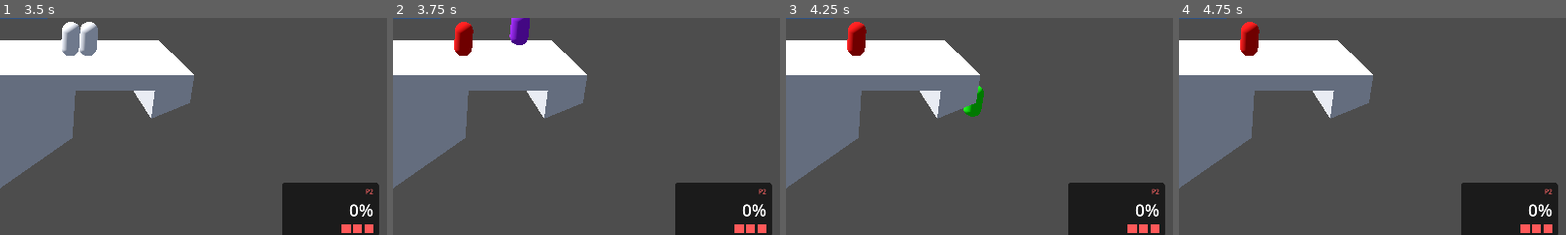
Above: before the commit, frames 1-4 (left to right).
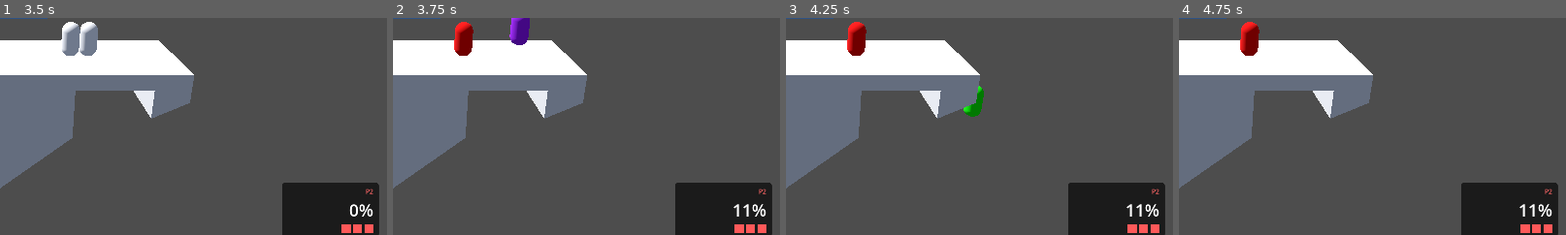
Above: after the commit, the same moments.

Repository: notBjorn/Supremely-Skilled-Battle-Mayhem
Game: Godot game, scene res://scenes/MainMenu.tscn
The game is run twice, just before and just after one commit, with the same random seed, the same clock (stepped at 60 frames per second) and the same inputs.
Inputs (mouse positions are % of the whole screen's width and height, from its top left):
- Up to frame 1 (3.5 s): click "Play" at 0.5 s; move the mouse to (72, 45) at 1.27 s; hold D (p1_move_right) 1.28-2.03 s; tap F (p1_attack) at 1.35 s; click (72, 45) at 1.42 s; tap W (p1_jump) at 1.52, 2.27 s; tap Enter at 2 s; move the mouse to (30, 55) at 2.02 s; hold S (p1_down) 2.03-2.78 s; tap E (p1_dodge) at 2.1 s; move the mouse to (60, 28) at 2.77 s; hold D (p1_move_right) from 2.78 s (still down); tap Q (p1_shield) at 2.85 s
- Up to frame 2 (3.75 s): keep holding D (p1_move_right); tap Space at 3.5 s; move the mouse to (45, 70) at 3.52 s; tap G (p1_special) at 3.6 s; click (45, 70) at 3.67 s
- Up to frame 3 (4.25 s): keep holding D (p1_move_right); tap W (p1_jump) at 3.77 s
- Up to frame 4 (4.75 s): move the mouse to (80, 65) at 4.27 s; release D (p1_move_right) at 4.28 s; hold A (p1_move_left) from 4.28 s (still down); tap F (p1_attack) at 4.35 s; tap W (p1_jump) at 4.52 s
The pictures show only the part of the screen within x 50-100%, y 50-100%; the shares and areas given below are measured in that part.

Frame 1 is identical in both runs. In frame 2, 0.1% of the frame differs, in the area x 87-93%, y 85-92%; in frame 3, 0.1%; in frame 4, 0.1%.

Commit message:
Add functionality to gameplay HUD

Diff:
--- a/scripts/fighter_controller.gd
+++ b/scripts/fighter_controller.gd
@@ -1,4 +1,7 @@
 extends CharacterBody3D
+
+signal damaged(player_idx: int, new_percent: float)
+signal died(player_idx: int)
 
 const STATE_IDLE := "idle"
 const STATE_JUMP := "jump"
@@ -125,6 +128,7 @@
 	action_lock_remaining = damage_stun_duration
 	_disable_hitbox()
 	_set_state(STATE_DAMAGE)
+	damaged.emit(_player_index(), damage_percent)
 
 func _input(event: InputEvent) -> void:
 	input_event_count += 1
@@ -340,7 +344,11 @@
 func _is_out_of_bounds() -> bool:
 	return global_position.y < lower_death_y or global_position.y > upper_death_y or absf(global_position.z) > bounds_z
 
+func _player_index() -> int:
+	return 2 if player_label == "P2" else 1
+
 func _respawn() -> void:
+	died.emit(_player_index())
 	global_position = spawn_position
 	velocity = Vector3.ZERO
 	damage_percent = 0.0
--- a/scripts/gameplay_scene.gd
+++ b/scripts/gameplay_scene.gd
@@ -4,40 +4,32 @@
 
 var p1_stocks := MAX_STOCKS
 var p2_stocks := MAX_STOCKS
-var p1_percent := 0.0
-var p2_percent := 0.0
 
 @onready var hud = $HUD
 
 func _ready() -> void:
 	hud.update_stocks(1, p1_stocks)
 	hud.update_stocks(2, p2_stocks)
-	hud.update_percent(1, p1_percent)
-	hud.update_percent(2, p2_percent)
+	hud.update_percent(1, 0.0)
+	hud.update_percent(2, 0.0)
+	for fighter in get_tree().get_nodes_in_group("fighters"):
+		fighter.damaged.connect(_on_fighter_damaged)
+		fighter.died.connect(_on_fighter_died)
 
-# Call from character script when a player takes dmg
-func player_took_damage(player: int, amount: float) -> void:
-	if player == 1:
-		p1_percent += amount
-		hud.update_percent(1, p1_percent)
-	else:
-		p2_percent += amount
-		hud.update_percent(2, p2_percent)
+func _on_fighter_damaged(player_idx: int, new_percent: float) -> void:
+	hud.update_percent(player_idx, new_percent)
 
-# Call from the death zone when a player goes pas the blast zone
-func player_died(player: int) -> void:
-	if player == 1:
+func _on_fighter_died(player_idx: int) -> void:
+	if player_idx == 1:
 		p1_stocks -= 1
-		p1_percent = 0.0
 		hud.update_stocks(1, p1_stocks)
-		hud.update_percent(1, p1_percent)
+		hud.update_percent(1, 0.0)
 		if p1_stocks <= 0:
 			_end_game(2)
 	else:
 		p2_stocks -= 1
-		p2_percent = 0.0
 		hud.update_stocks(2, p2_stocks)
-		hud.update_percent(2, p2_percent)
+		hud.update_percent(2, 0.0)
 		if p2_stocks <= 0:
 			_end_game(1)
 
